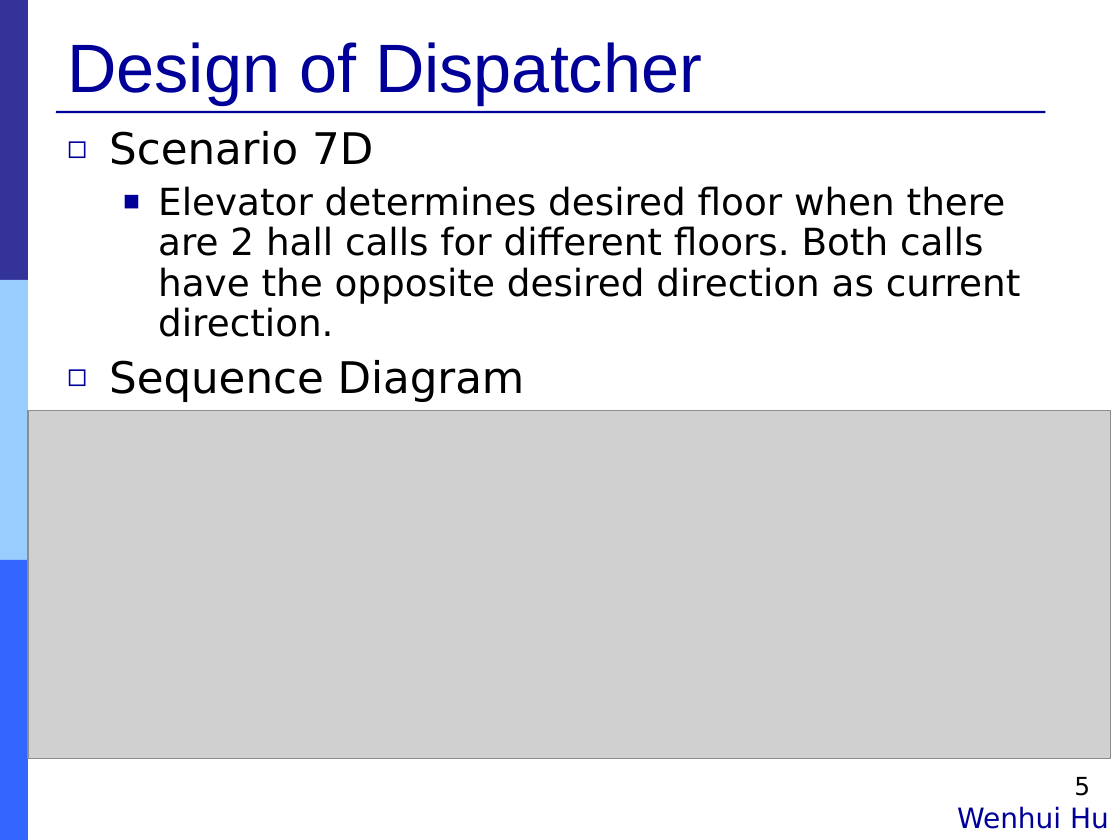
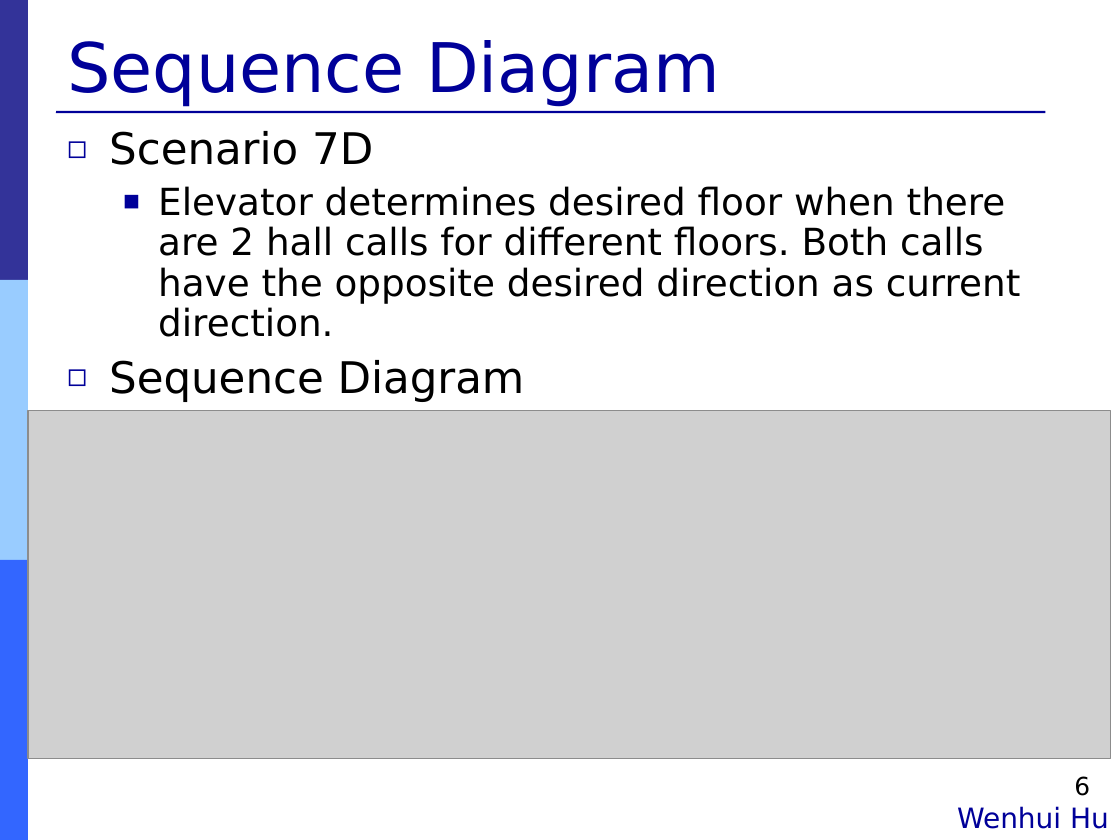
Before and after one commit to Muliang/18649, a slide deck: slide 6 of logs/09_final_pres.ppt (slide 5 before the commit). Drawn at 1120x840 pixels with LibreOffice and Linux fonts; fonts in the diff are those of the drawing; grey boxes stand for pictures. Boxes give left, top, right and bottom in pixels: in the first picture for what was removed or moved away, otherwise in the second. Text is boxed around its words. In the diff, an @@ line names an element or a change of style, - is before the commit and + after.

```diff
--- a/logs/09_final_pres.ppt
+++ b/logs/09_final_pres.ppt
@@ title at [67,40,720,107]: text changed; font Arial to DejaVu Sans @@
-Design of Dispatcher
+Sequence Diagram
@@ page number at [1074,776,1090,796]: text changed @@
-5
+6
```
Also in this commit, not shown: 3 other slides changed, 7 slides added, 4 slides removed.
